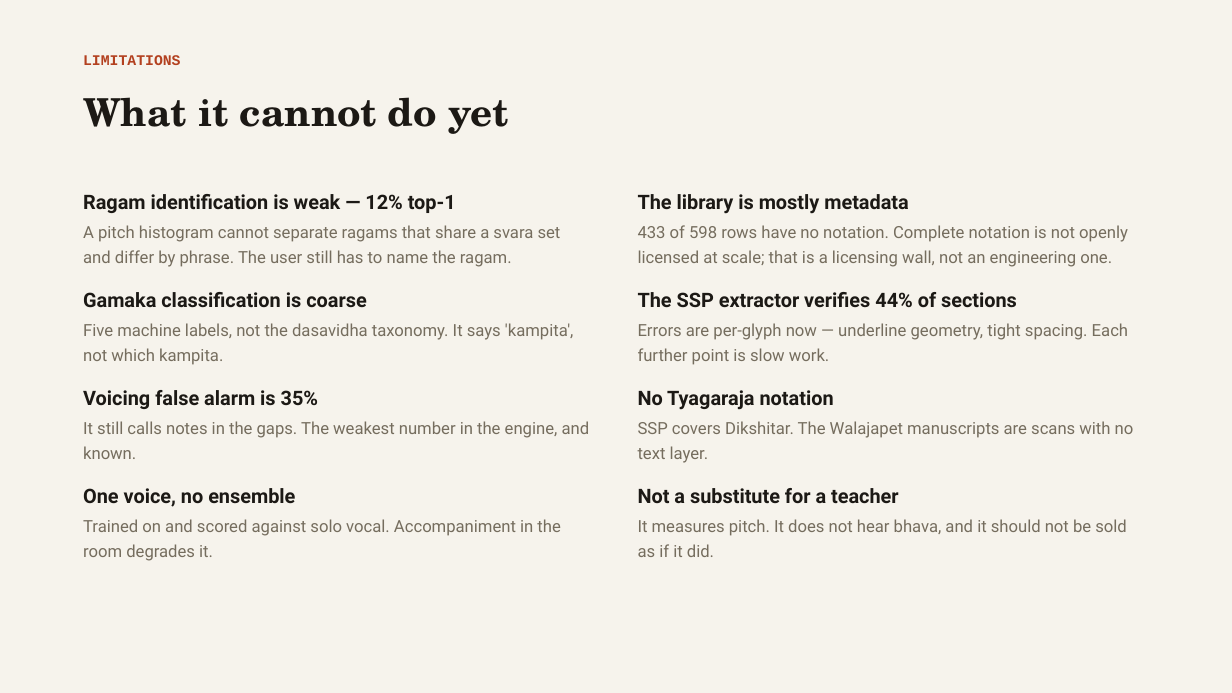
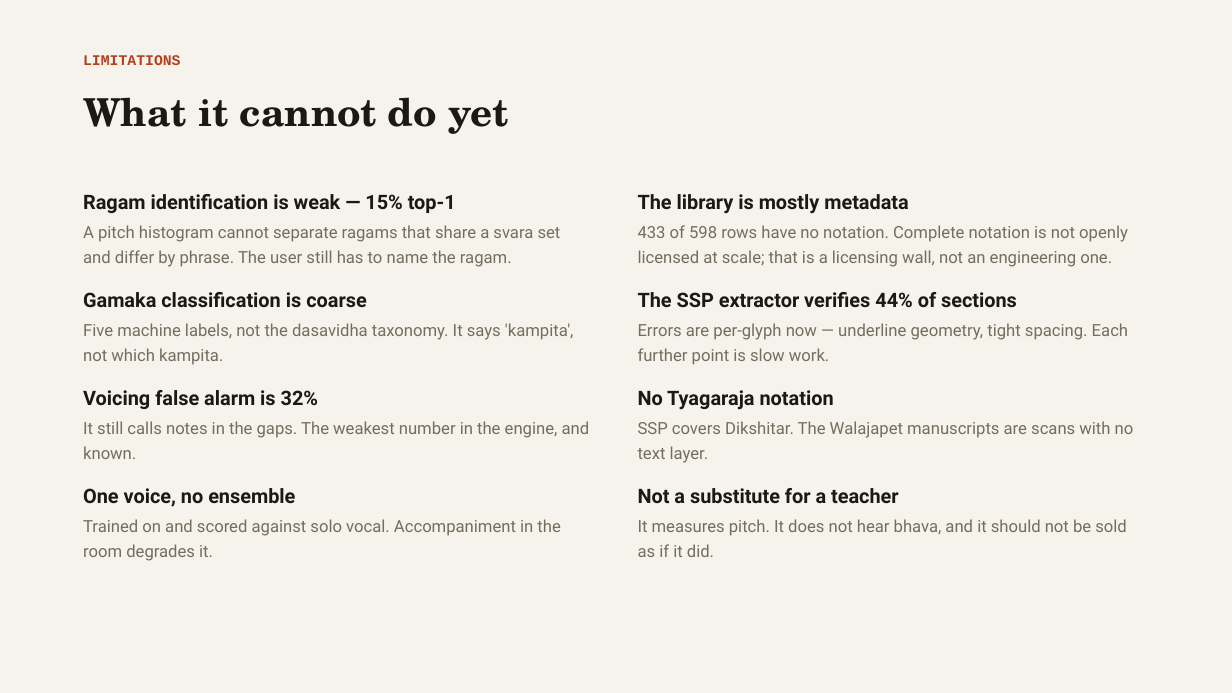
Before and after one commit to vinoth4v/sruthiscribe, a slide deck: slide 8 of SruthiScribe-pitch.pptx. Drawn at 1232x693 pixels with LibreOffice and Linux fonts; fonts in the diff are those of the drawing. Boxes give left, top, right and bottom in pixels: in the first picture for what was removed or moved away, otherwise in the second. Text is boxed around its words. In the diff, an @@ line names an element or a change of style, - is before the commit and + after.

```diff
--- a/SruthiScribe-pitch.pptx
+++ b/SruthiScribe-pitch.pptx
@@ text at [83, 194, 456, 213]: text changed @@
-Ragam identification is weak — 12% top-1
+Ragam identification is weak — 15% top-1
@@ text at [83, 390, 318, 409]: text changed @@
-Voicing false alarm is 35%
+Voicing false alarm is 32%
```
Also in this commit, not shown: 2 other files.
